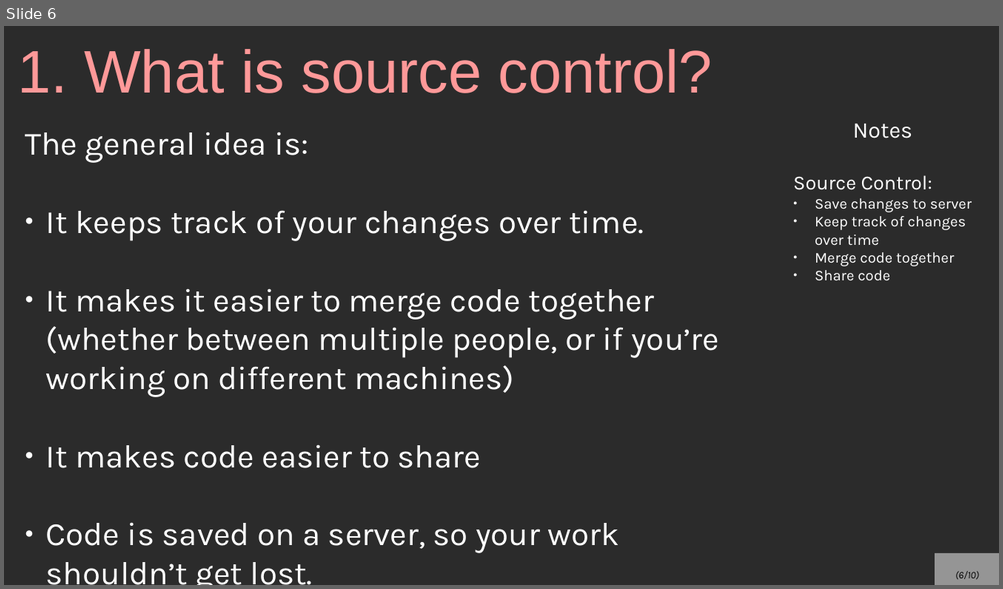
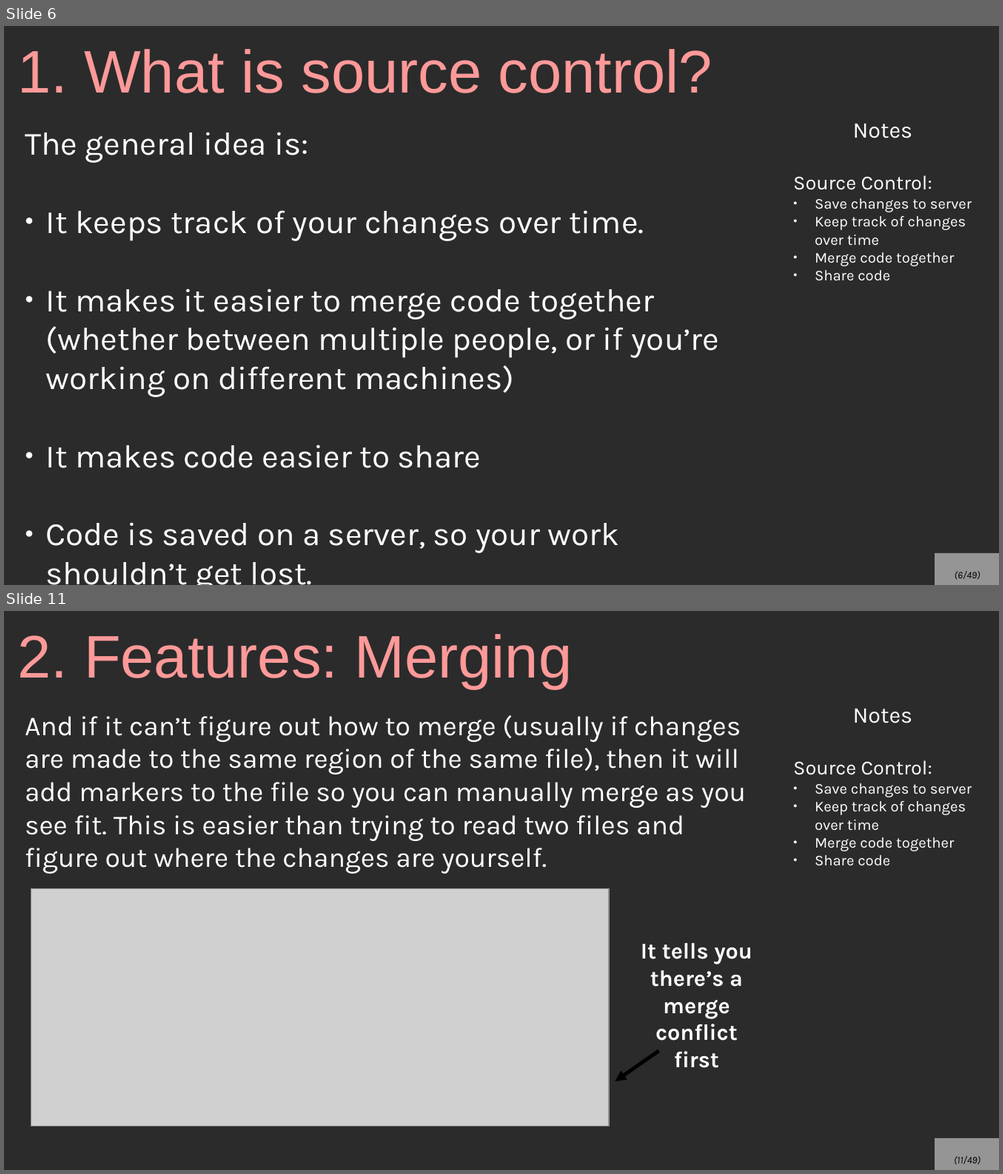
Before and after one commit to mariamhabib/CS250-Data-Structures, a slide deck: Lectures/Slides/Git and Source Control.odp. Shown one above the other, each under a label of ours: slide 6 before the commit, slides 6 and 11 after it; the slides between them are not shown. The pictures are 1003x589 and 1003x1174 pixels, drawn with LibreOffice and Linux fonts; fonts in the diff are those of the drawing; grey boxes stand for pictures; background and template pictures are left out; a plain dark background stands for a picture behind light text. Boxes give left, top, right and bottom in pixels: in the first picture for what was removed or moved away, otherwise in the second. Text is boxed around its words. In the diff, an @@ line names an element or a change of style, - is before the commit and + after.

Commit message:
Source Control repository

```diff
--- a/Lectures/Slides/Git and Source Control.odp
+++ b/Lectures/Slides/Git and Source Control.odp
@@ slide 11 added at (x1=4, y1=611, x2=999, y2=1170), background picture (left out) @@
@@ title added at (x1=17, y1=634, x2=572, y2=689), 48 pt, text #FF9999 @@
+2. Features: Merging
@@ text added at (x1=25, y1=715, x2=745, y2=874), 22 pt, text #FFFFFF @@
+And if it can’t figure out how to merge (usually if changes are made to the same region of the same file), then it will add markers to the file so you can manually merge as you see fit. This is easier than trying to read two files and figure out where the changes are yourself.
@@ text added at (x1=793, y1=709, x2=971, y2=866), 12 pt, text #FFFFFF @@
+Notes
+Source Control:
+● Save changes to server
+● Keep track of changes over time
+● Merge code together
+● Share code
@@ picture added at (x1=31, y1=889, x2=609, y2=1128) @@
@@ text added at (x1=640, y1=943, x2=752, y2=1068), 18 pt, text #FFFFFF, bold @@
+It tells you there’s a merge conflict first
@@ arrow added from (659, 1051) to (615, 1082), #000000 2.89 pt @@
@@ page number added at (x1=934, y1=1139, x2=999, y2=1170), fill #FFFFFF at 50% opacity, 8 pt, text #000000, italic @@
+(11/49)
@@ page number at (x1=954, y1=571, x2=980, y2=580): text changed @@
-(6/10)
+(6/49)
```
Also in this commit, not shown: 3 slides changed, 41 other slides added, 3 slides removed, 1 other file.
